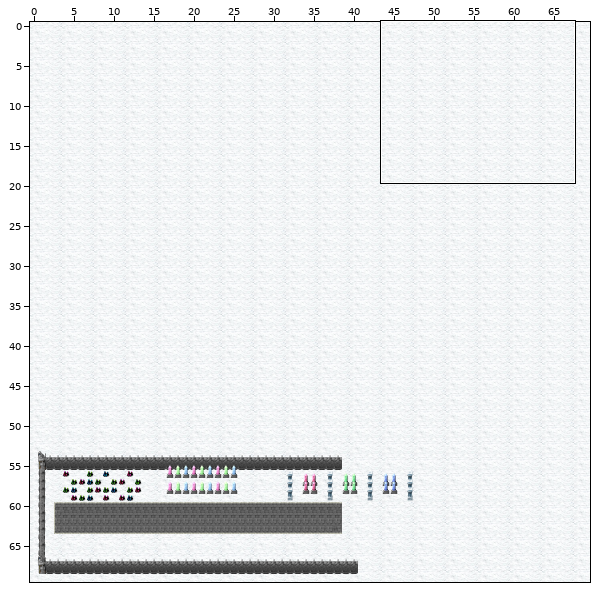
Level history. Tiled map (JSON): public/assets/maps/tutorialMap.json. The first picture is a wide view before the edit; the outline marks the close-up.
Close-up. Old version:
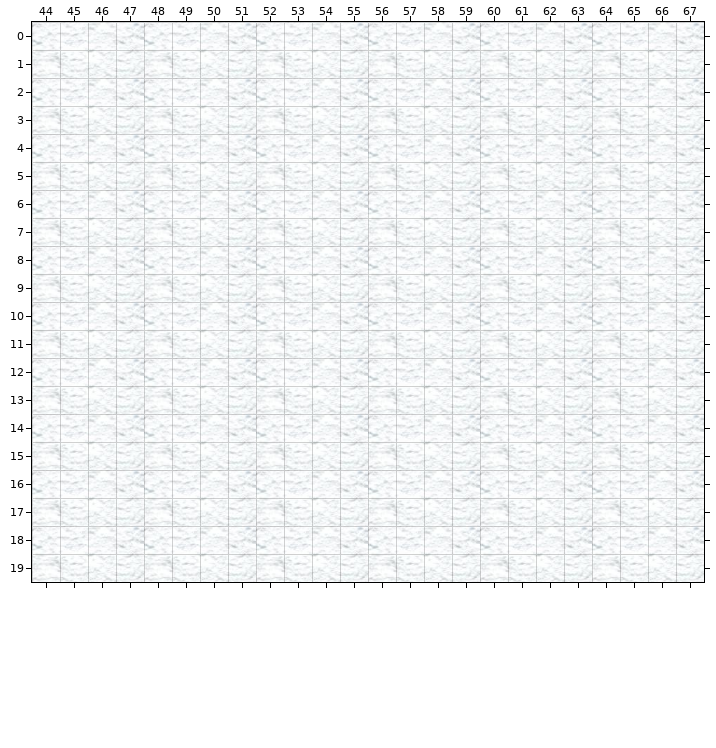
Cells are 40x40 px. Shown: x 44..67, y 0..19. The commit also changed other parts of the map, which this record leaves out.
And afterwards:
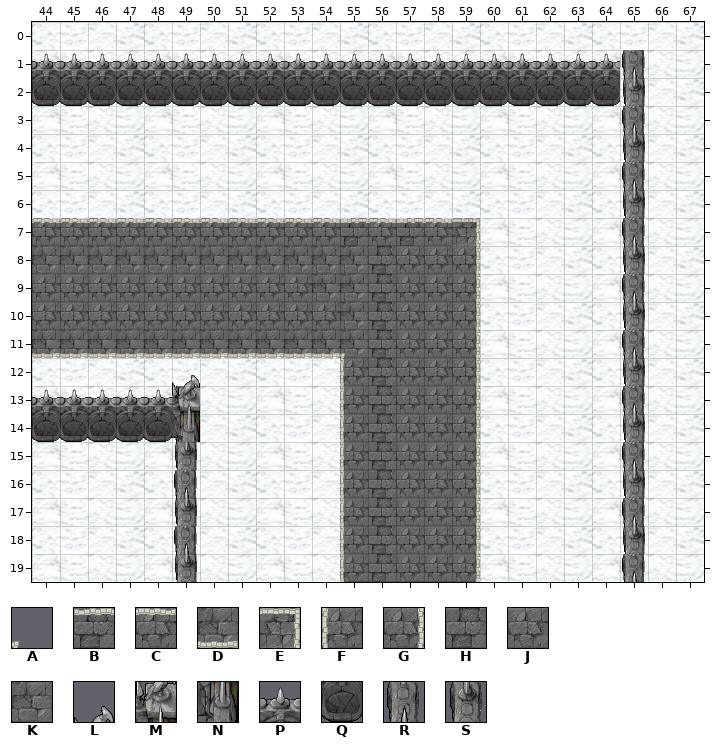
Key: from "tiles": A 614, B 616, C 617, D 647, E 674, F 706, G 707, H 810, J 811, K 813, L 1030, M 1060, N 1090, P 1148, Q 1178, R 1243, S 1273.
_ is an empty cell.
The exact change:
Layer "SecondFloor":
y 1: x 44..65 ______________________ -> PPPPPPPPPPPPPPPPPPPPPR
y 2: x 44..65 ______________________ -> QQQQQQQQQQQQQQQQQQQQQS
y 3: x 65 _ -> R
y 4: x 65 _ -> S
y 5: x 65 _ -> R
y 6: x 65 _ -> S
y 7: x 44..59 ________________ -> CCCCCCCCCCCBCBCE; x 65 _ -> R
y 8: x 44..59 ________________ -> KKKKKKKKKKKKHJJG; x 65 _ -> S
y 9: x 44..59 ________________ -> JJJJJJJJJJKKHJJG; x 65 _ -> R
y 10: x 44..59 ________________ -> JJJJJJJJJJJKHJJG; x 65 _ -> S
y 11: x 44..59 ________________ -> DDDDDDDDDDDKHJJG; x 65 _ -> R
y 12: x 55..59 _____ -> FHJJG; x 65 _ -> S
y 13: x 44..49 ______ -> PPPPPS; x 55..59 _____ -> FHJJG; x 65 _ -> R
y 14: x 44..49 ______ -> QQQQQR; x 55..59 _____ -> FHJJG; x 65 _ -> S
y 15: x 49 _ -> S; x 55..59 _____ -> FHJJG; x 65 _ -> R
y 16: x 49 _ -> R; x 55..59 _____ -> FHJJG; x 65 _ -> S
y 17: x 49 _ -> S; x 55..59 _____ -> FHJJG; x 65 _ -> R
y 18: x 49 _ -> R; x 55..59 _____ -> FHJJG; x 65 _ -> S
y 19: x 49 _ -> S; x 55..59 _____ -> FHJJG; x 65 _ -> R
Layer "ThirdFloor":
y 11: x 55 _ -> A
y 12: x 49 _ -> L
y 13: x 49 _ -> M
y 14: x 49 _ -> N
Boxes around the changes in both close-ups, in picture pixels (x1, y1, x2, y2):
added: (32, 50, 645, 582)
